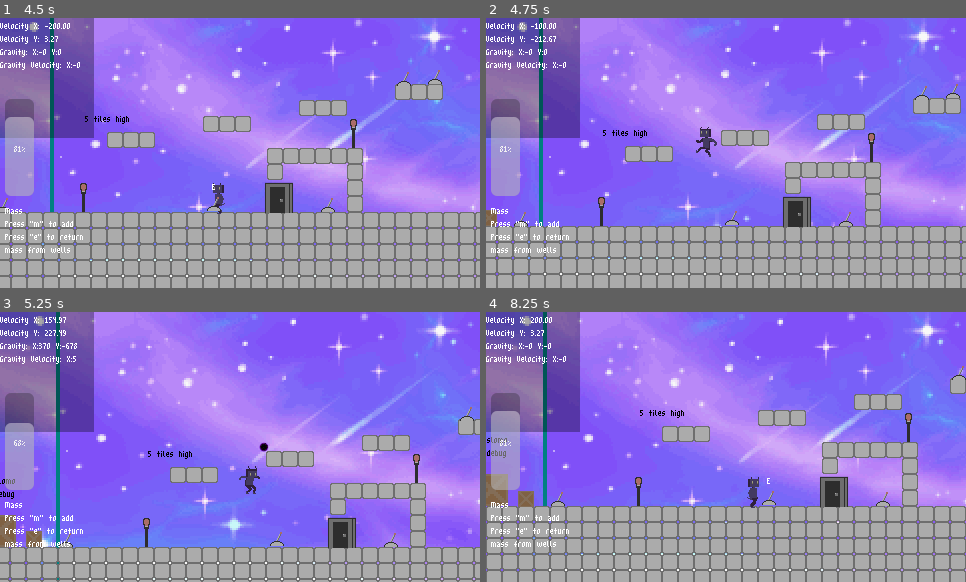
Above: before the commit, frames 1-4 (two rows, left to right).
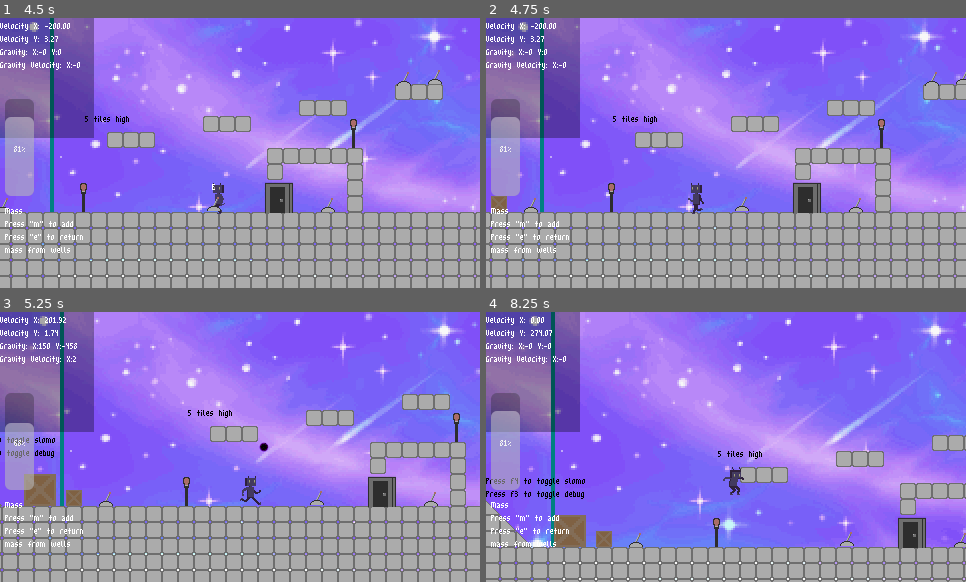
Above: after the commit, the same moments.

Repository: Moogen/Game-Off-2023
Game: Godot game, scene res://Scenes/Main_Scene.tscn
Two runs of this game, one before a commit and one after it. Both use one fixed random seed, a clock stepped at 60 frames per second and the inputs below.
Inputs (mouse positions are in pixels of both pictures, inside the frame that each line leads up to):
- Up to frame 1 (4.5 s): tap M every 0.75 s from 0.5 to 4.25 s; move the mouse to (48, 77) at 0.52 s; press the mouse at (48, 77) at 0.53 s; hold Right (ui_right) 0.53-2.03 s; tap Enter (ui_accept) at 0.77, 1.52, 3.02, 3.77 s; move the mouse to (144, 166) at 1.27 s; release the mouse at (144, 166) at 1.28 s; tap R (delete_wells) at 1.35, 3.6 s; move the mouse to (288, 93) at 2.02 s; hold Left (ui_left) 2.03-2.78 s; tap E (interact) at 2.1, 4.35 s; move the mouse to (216, 207) at 2.77 s; hold Right (ui_right) 2.78-4.28 s; click (216, 207) at 2.85 s; move the mouse to (384, 193) at 3.52 s; move the mouse to (96, 112) at 4.27 s; hold Left (ui_left) from 4.28 s (still down)
- Up to frame 2 (4.75 s): keep holding Left (ui_left); tap Enter (ui_accept) at 4.52 s
- Up to frame 3 (5.25 s): move the mouse to (264, 447) at 5.02 s; release Left (ui_left) at 5.03 s; press the mouse at (264, 447) at 5.03 s; hold Right (ui_right) from 5.03 s (still down)
- Up to frame 4 (8.25 s): move the mouse to (654, 379) at 5.77 s; release Right (ui_right) at 5.78 s; release the mouse at (654, 379) at 5.78 s; hold Left (ui_left) 5.78-7.28 s; tap R (delete_wells) at 5.85, 8.1 s; tap Enter (ui_accept) at 6.02, 6.77, 7.52 s; move the mouse to (831, 433) at 6.52 s; tap E (interact) at 6.6 s; move the mouse to (630, 460) at 7.27 s; hold Right (ui_right) from 7.28 s (still down); click (630, 460) at 7.35 s; move the mouse to (774, 387) at 8.02 s

Frame 1 is identical in both runs. In frame 2, 24% of the frame differs, in the area x 0-100%, y 0-100%; in frame 3, 32%; in frame 4, 31%.

Commit message:
Side attack was not connected to the state machine

Diff:
--- a/GodotRepo/Scenes/PlayerController.tscn
+++ b/GodotRepo/Scenes/PlayerController.tscn
@@ -46,10 +46,11 @@
 disabled = true
 debug_color = Color(0.988235, 0, 0.286275, 0.419608)
 
-[node name="State Machine" type="Node" parent="." node_paths=PackedStringArray("starting_state", "current_state")]
+[node name="State Machine" type="Node" parent="." node_paths=PackedStringArray("starting_state", "current_state", "side_attack_state")]
 script = ExtResource("3_ad318")
 starting_state = NodePath("fall")
 current_state = NodePath("fall")
+side_attack_state = NodePath("side_attack")
 
 [node name="side_attack" type="Node" parent="State Machine" node_paths=PackedStringArray("fall_state", "jump_state", "move_state", "idle_state") groups=["Debug Group"]]
 script = ExtResource("4_e1qiq")
--- a/GodotRepo/Scripts/side_attack.gd
+++ b/GodotRepo/Scripts/side_attack.gd
@@ -18,7 +18,7 @@
 @onready var side_attack_area_shape : CollisionShape2D = $"../../SideAttackArea/CollisionShape2D"
 
 func enter(previous_state: State) -> void:
-
+    print("side attacker")
     #activate the attack on 1 side of the player
     side_attack_area_shape.disabled = false
 
@@ -30,6 +30,7 @@
 
     super(previous_state)
     anim_complete = 0 #set the animation complete flag to 0
+
     #start an animation timer to change the state when the animation is completed
     timer = Timer.new()
     timer.wait_time = attack_duration
